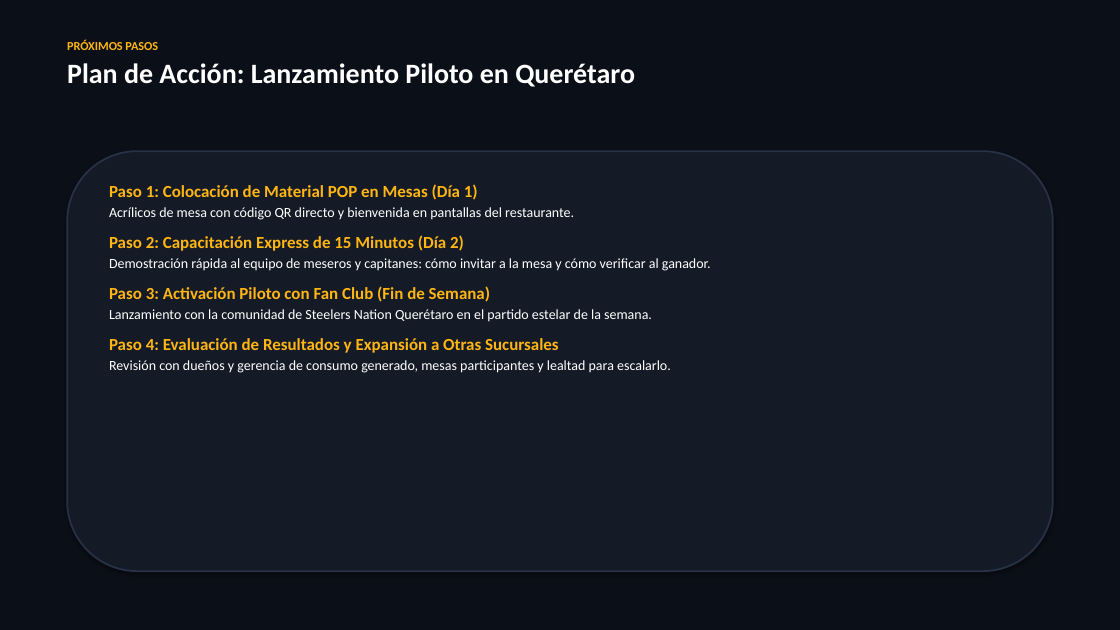
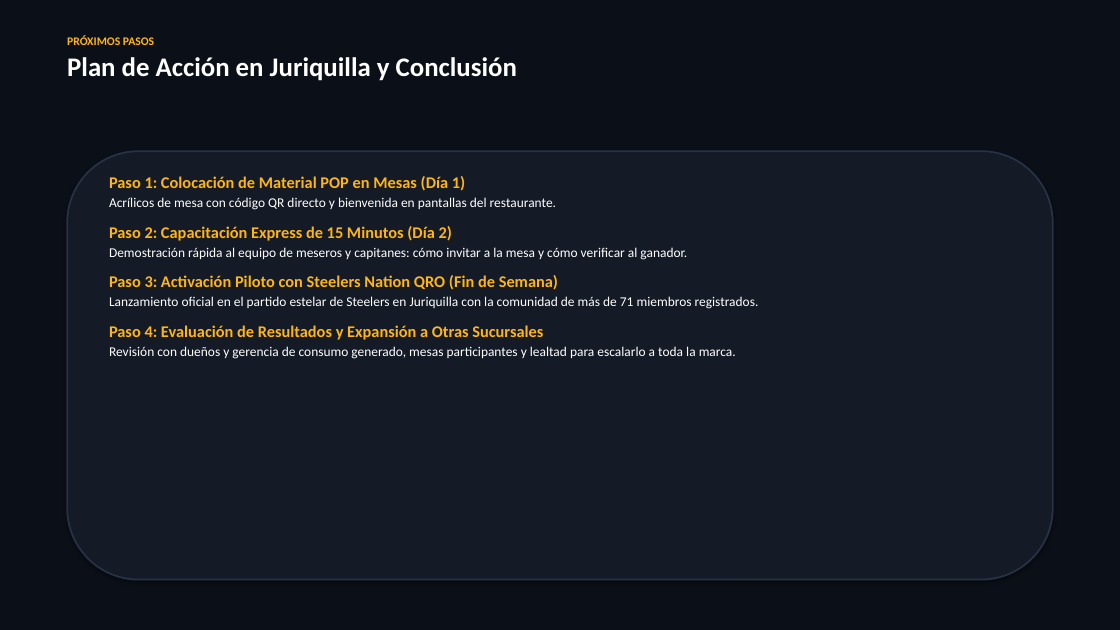
Before and after one commit to chefalbertomc/NFL-grids-, a slide deck: slide 14 of Drinks_and_Wins_Presentacion_Ejecutiva.pptx (slide 12 before the commit). Drawn at 1120x630 pixels with LibreOffice and Linux fonts; fonts in the diff are those of the drawing. Boxes give left, top, right and bottom in pixels: in the first picture for what was removed or moved away, otherwise in the second. Text is boxed around its words. In the diff, an @@ line names an element or a change of style, - is before the commit and + after.

Commit message:
feat(presentation): presentacion ejecutiva de 14 diapositivas con historia de Beto, operacion Juriquilla, IA autonoma y onboarding detallado

```diff
--- a/Drinks_and_Wins_Presentacion_Ejecutiva.pptx
+++ b/Drinks_and_Wins_Presentacion_Ejecutiva.pptx
@@ text at (x1=67, y1=57, x2=517, y2=81): text changed; size 24 to 23 pt @@
-Plan de Acción: Lanzamiento Piloto en Querétaro
+Plan de Acción en Juriquilla y Conclusión
@@ text at (x1=67, y1=35, x2=154, y2=45): size 10.5 to 10 pt in "PRÓXIMOS PASOS"; less space between paragraphs @@
@@ rounded rectangle resized from (x1=67, y1=151, x2=1053, y2=571) to (x1=67, y1=151, x2=1053, y2=580) @@
@@ text "Paso 1: Colocación de Material ..." moved from (x1=109, y1=184, x2=711, y2=373) to (x1=109, y1=176, x2=759, y2=359) @@
@@ text at (x1=109, y1=176, x2=687, y2=340): size 14.5 to 14 pt in "Paso 1: Colocación de Material POP en ...", "Paso 2: Capacitación Express de 15 Minutos ...", "Paso 4: Evaluación de Resultados y Expansión ..."; size 12 to 11.5 pt in "Acrílicos de mesa con código QR directo ...", "Demostración rápida al equipo de meseros y ..." @@
@@ text at (x1=109, y1=275, x2=759, y2=309): text changed; size 12 to 11.5 pt @@
-Paso 3: Activación Piloto con Fan Club (Fin de Semana)
-Lanzamiento con la comunidad de Steelers Nation Querétaro en el partido estelar de la semana.
+Paso 3: Activación Piloto con Steelers Nation QRO (Fin de Semana)
+Lanzamiento oficial en el partido estelar de Steelers en Juriquilla con la comunidad de más de 71 miembros registrados.
@@ text at (x1=109, y1=346, x2=736, y2=359): text changed; size 12 to 11.5 pt @@
-Revisión con dueños y gerencia de consumo generado, mesas participantes y lealtad para escalarlo.
+Revisión con dueños y gerencia de consumo generado, mesas participantes y lealtad para escalarlo a toda la marca.
```
Also in this commit, not shown: 11 other slides changed, 2 slides added, 1 other file.
